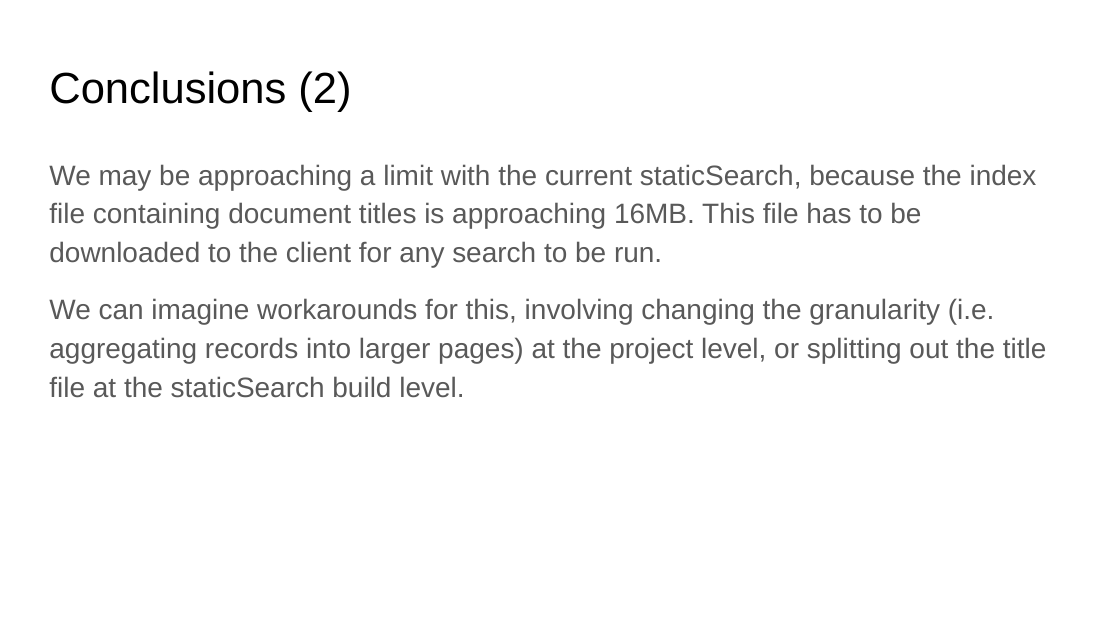
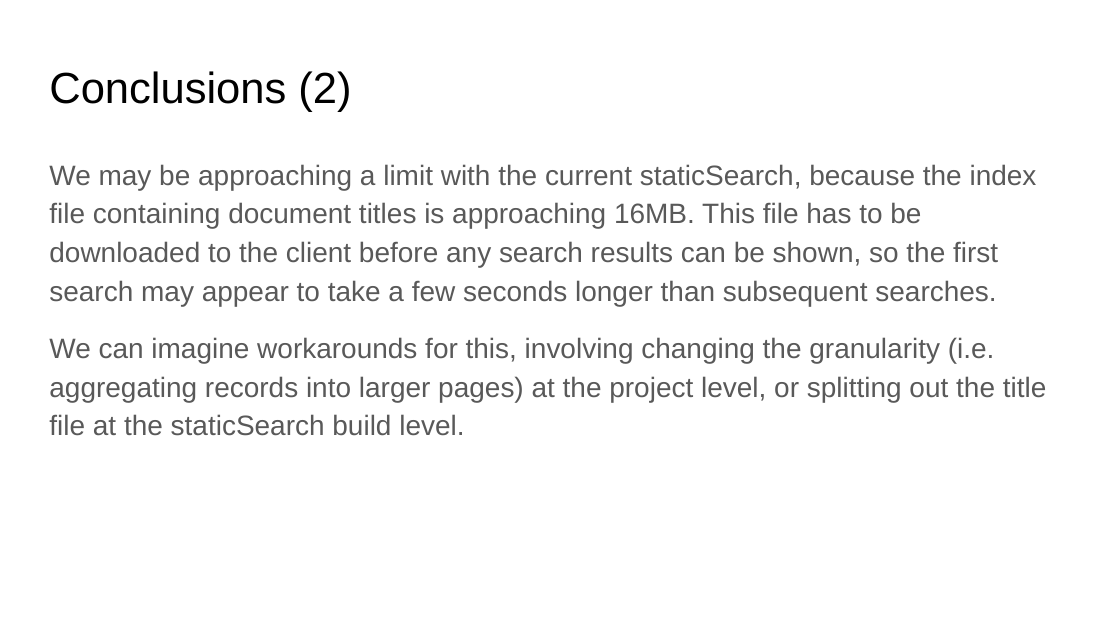
Before and after one commit to projectEndings/Endings, a slide deck: slide 29 of presentations/DH_2022/How_big_can_a_static_site_be.odp. Drawn at 1120x630 pixels with LibreOffice and Linux fonts; fonts in the diff are those of the drawing; background and template pictures are left out. Boxes give left, top, right and bottom in pixels: in the first picture for what was removed or moved away, otherwise in the second. Text is boxed around its words. In the diff, an @@ line names an element or a change of style, - is before the commit and + after.

```diff
--- a/presentations/DH_2022/How_big_can_a_static_site_be.odp
+++ b/presentations/DH_2022/How_big_can_a_static_site_be.odp
@@ text at (49, 164, 1037, 306): text changed @@
-We may be approaching a limit with the current staticSearch, because the index file containing document titles is approaching 16MB. This file has to be downloaded to the client for any search to be run.
+We may be approaching a limit with the current staticSearch, because the index file containing document titles is approaching 16MB. This file has to be downloaded to the client before any search results can be shown, so the first search may appear to take a few seconds longer than subsequent searches.
```
Also in this commit, not shown: 4 other slides changed, 1 slide added, 1 slide removed, 1 other file.
